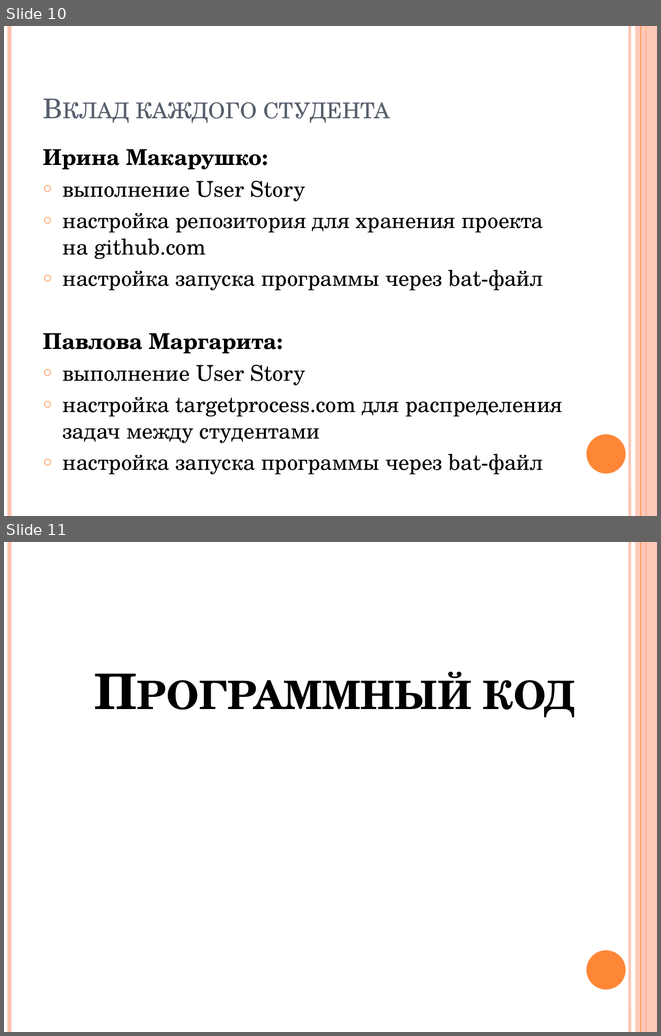
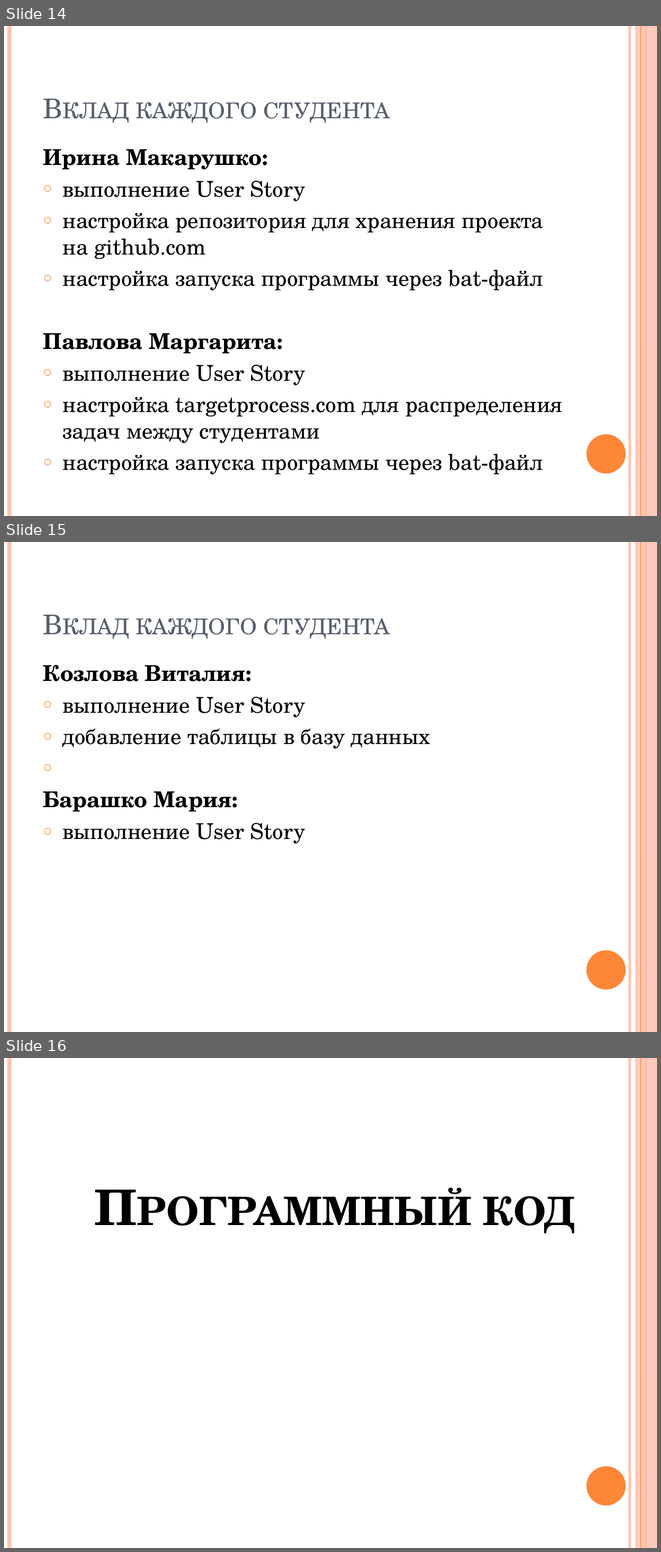
Before and after one commit to IrinaMakarushko/BankSystem, a slide deck: Спецкурс. Презентация.pptx. Shown one above the other, each under a label of ours: slides 10 and 11 before the commit, slides 14, 15 and 16 after it. The pictures are 661x1036 and 661x1552 pixels, drawn with LibreOffice and Linux fonts; fonts in the diff are those of the drawing. Boxes give left, top, right and bottom in pixels: in the first picture for what was removed or moved away, otherwise in the second. Text is boxed around its words. In the diff, an @@ line names an element or a change of style, - is before the commit and + after.

```diff
--- a/Спецкурс. Презентация.pptx
+++ b/Спецкурс. Презентация.pptx
@@ slide 15 added at <box>4,542,657,1032</box>, background #FFFFFF; not listed: 6 template elements that a slide beside it also shows @@
@@ title added at <box>135,618,390,639</box>, 30 pt, text #575F6D, small capitals @@
+Вклад каждого студента
@@ text added at <box>43,664,430,844</box>, 24 pt, text #000000 @@
+Козлова Виталия:
+○ выполнение User Story
+○ добавление таблицы в базу данных
+Барашко Мария:
+○ выполнение User Story
@@ what was slide 10 is now slide 14 @@
@@ what was slide 11 is now slide 16 @@
```
Also in this commit, not shown: 4 other slides added.
